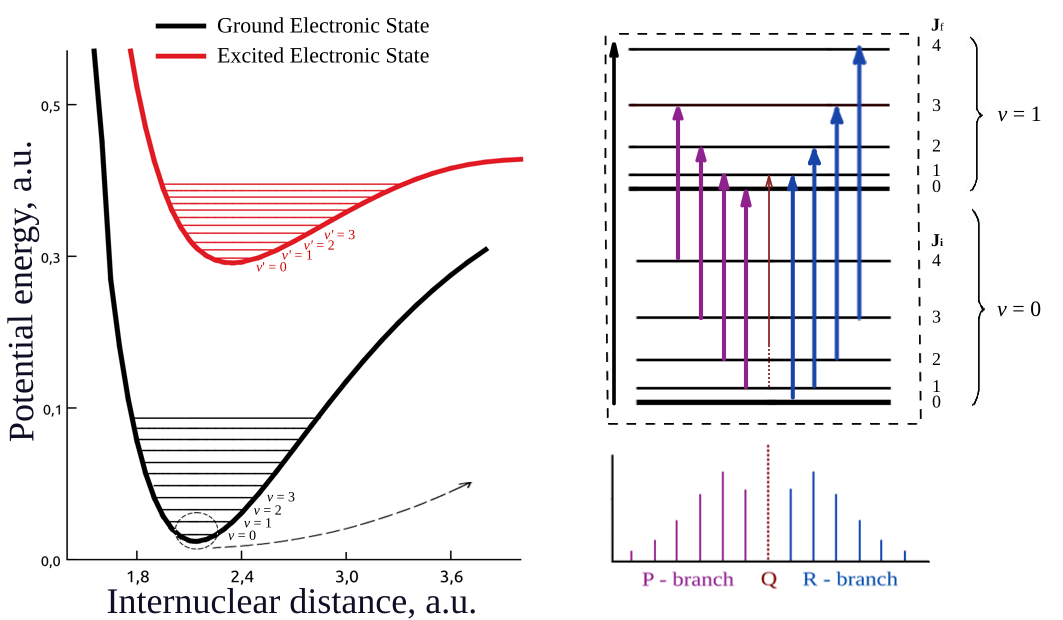
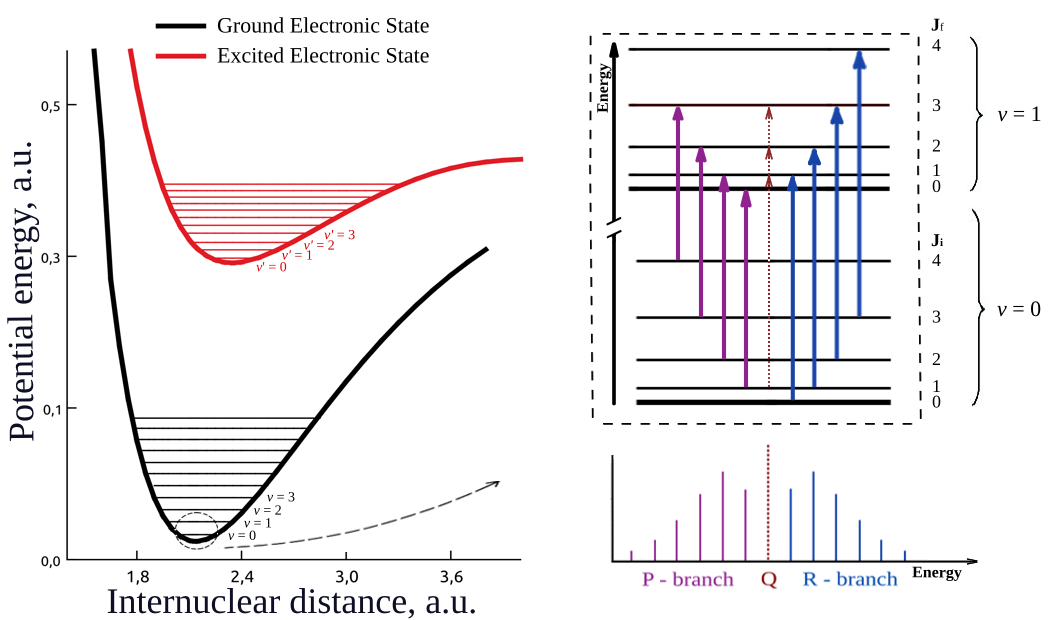
Layers edited between the first and the second 1063 x 620 image:
added layer "Paint Layer 15" (1st of 3) above "Paint Layer 15" over [704, 33, 829, 361]
added layer "Paint Layer 15" (2nd of 3) above "Paint Layer 15" over [704, 107, 832, 425]
painted on "Paint Layer 15" (3rd of 3) over [704, 128, 832, 425]
painted on "Paint Layer 14" over [589, 33, 639, 467]
painted on "Copy of Paint Layer 12" (1st of 3) over [640, 112, 704, 425]
painted on "Copy of Paint Layer 12" (2nd of 3) over [640, 149, 768, 425]
painted on "Copy of Paint Layer 12" (3rd of 3) over [704, 149, 768, 425]
painted on "Paint Layer 12" over [704, 149, 768, 425]
painted on "Copy of Paint Layer 11" (1st of 3) over [832, 33, 896, 425]
painted on "Copy of Paint Layer 11" (2nd of 3) over [768, 64, 896, 425]
painted on "Copy of Paint Layer 11" (3rd of 3) over [768, 128, 832, 425]
painted on "Paint Layer 11" over [768, 128, 832, 425]
painted on "Paint Layer 7 (pasted) Merged" (1st of 4) over [591, 387, 978, 581]
painted on "Paint Layer 7 (pasted)" over [206, 33, 960, 581]
painted on "Copy of Paint Layer 7 (pasted) Merged" over [589, 33, 639, 463]
removed layer "Paint Layer 7 (pasted) Merged" (3rd of 5) over [589, 33, 639, 463]
painted on "Paint Layer 7 (pasted) Merged" (3rd of 4) over [589, 33, 910, 79]
painted on "Paint Layer 7 (pasted) Merged" (4th of 4) over [348, 335, 918, 527]
